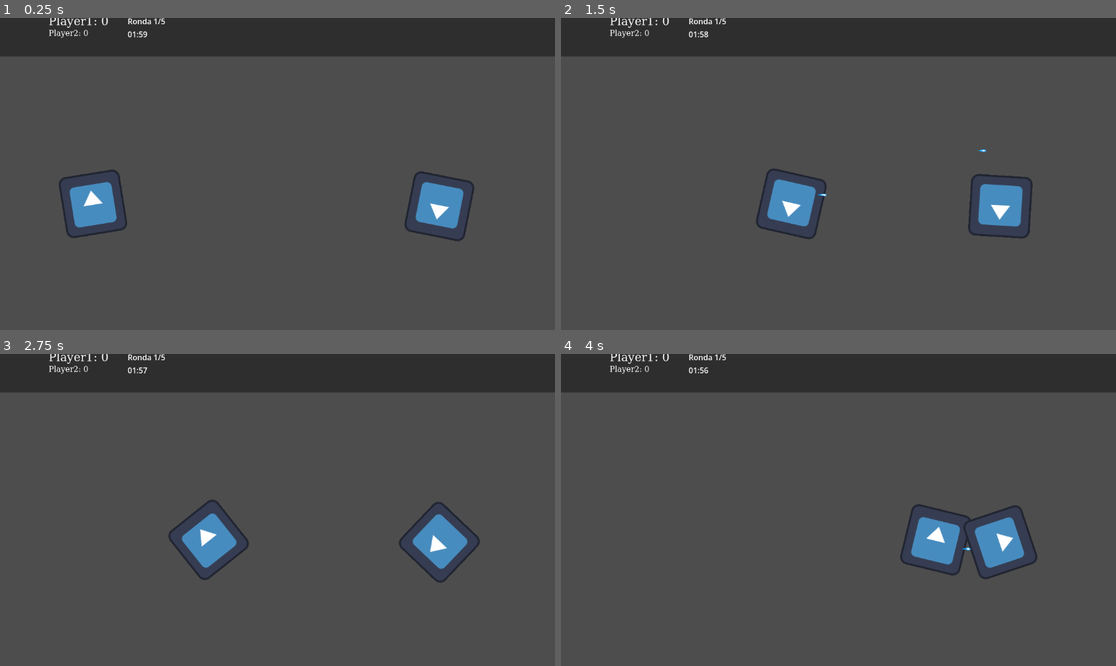
Above: before the commit, frames 1-4 (two rows, left to right).
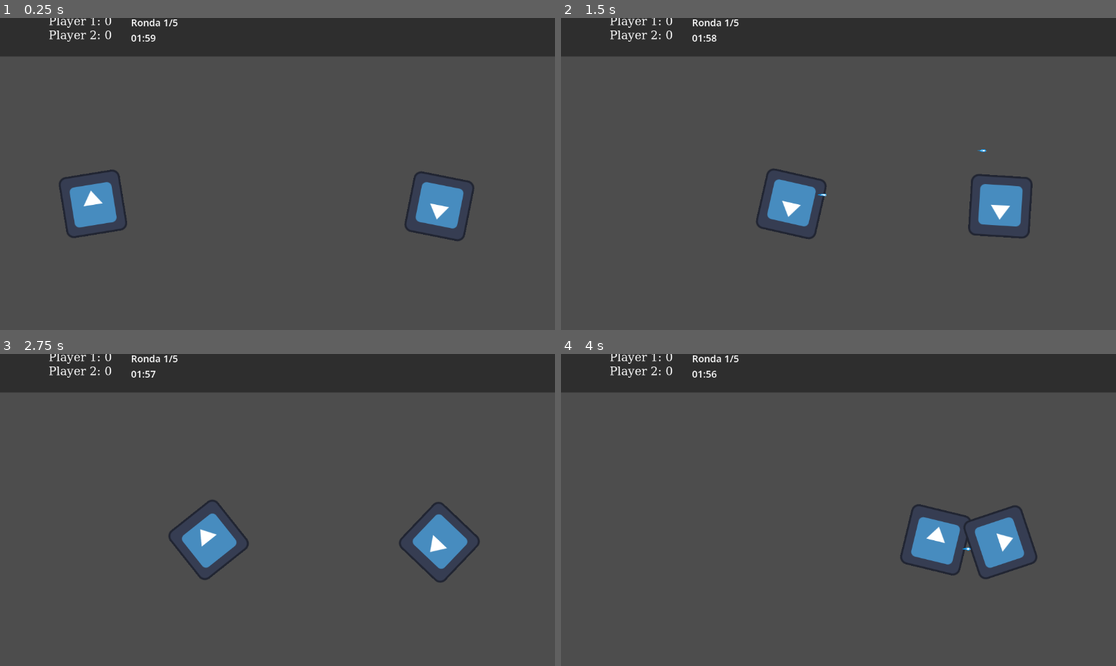
Above: after the commit, the same moments.

Repository: Mikelodiuum/PVPROLLalex
Game: Godot game, scene res://scenes/main/main.tscn
Same seed, same stepped clock (60 frames per second), same inputs: the game is played once before the commit and once after it.
Inputs (mouse positions are in pixels of both pictures, inside the frame that each line leads up to):
- Up to frame 1 (0.25 s): no input
- Up to frame 2 (1.5 s): tap Enter (ui_accept) at 0.5, 0.77 s; move the mouse to (960, 158) at 0.52 s; hold D (ui_right) from 0.53 s (still down); move the mouse to (727, 189) at 1.27 s
- Up to frame 3 (2.75 s): tap Enter (ui_accept) at 1.52 s; move the mouse to (333, 441) at 2.02 s; release D (ui_right) at 2.03 s; hold A (ui_left) from 2.03 s (still down)
- Up to frame 4 (4 s): move the mouse to (810, 572) at 2.77 s; release A (ui_left) at 2.78 s; hold D (ui_right) from 2.78 s (still down); tap Enter (ui_accept) at 3.02, 3.77 s; move the mouse to (1005, 556) at 3.52 s

The runs differ from the first frame. In frame 1, 0.4% of the frame differs, in the area x 8-33%, y 0-8%; in frame 2, 0.4%; in frame 3, 0.4%; in frame 4, 0.4%.

Commit message:
UI optimization 1
Reajustar tamaños de textos

Diff:
--- a/scenes/ui/Ui.tscn
+++ b/scenes/ui/Ui.tscn
@@ -7,6 +7,9 @@
 border_color = Color(0, 0, 0, 1)
 
 [sub_resource type="FontFile" id="FontFile_rchiu"]
+subpixel_positioning = 0
+msdf_pixel_range = 14
+msdf_size = 128
 cache/0/variation_coordinates = {}
 cache/0/face_index = 0
 cache/0/embolden = 0.0
@@ -28,6 +31,9 @@
 cache/0/24/0/scale = 1.0
 
 [sub_resource type="FontFile" id="FontFile_2wgqj"]
+subpixel_positioning = 0
+msdf_pixel_range = 14
+msdf_size = 128
 cache/0/variation_coordinates = {}
 cache/0/face_index = 0
 cache/0/embolden = 0.0
@@ -42,6 +48,46 @@
 cache/0/16/0/underline_position = 0.0
 cache/0/16/0/underline_thickness = 0.0
 cache/0/16/0/scale = 1.0
+cache/0/17/0/ascent = 0.0
+cache/0/17/0/descent = 0.0
+cache/0/17/0/underline_position = 0.0
+cache/0/17/0/underline_thickness = 0.0
+cache/0/17/0/scale = 1.0
+cache/0/18/0/ascent = 0.0
+cache/0/18/0/descent = 0.0
+cache/0/18/0/underline_position = 0.0
+cache/0/18/0/underline_thickness = 0.0
+cache/0/18/0/scale = 1.0
+cache/0/19/0/ascent = 0.0
+cache/0/19/0/descent = 0.0
+cache/0/19/0/underline_position = 0.0
+cache/0/19/0/underline_thickness = 0.0
+cache/0/19/0/scale = 1.0
+cache/0/20/0/ascent = 0.0
+cache/0/20/0/descent = 0.0
+cache/0/20/0/underline_position = 0.0
+cache/0/20/0/underline_thickness = 0.0
+cache/0/20/0/scale = 1.0
+cache/0/21/0/ascent = 0.0
+cache/0/21/0/descent = 0.0
+cache/0/21/0/underline_position = 0.0
+cache/0/21/0/underline_thickness = 0.0
+cache/0/21/0/scale = 1.0
+cache/0/22/0/ascent = 0.0
+cache/0/22/0/descent = 0.0
+cache/0/22/0/underline_position = 0.0
+cache/0/22/0/underline_thickness = 0.0
+cache/0/22/0/scale = 1.0
+cache/0/23/0/ascent = 0.0
+cache/0/23/0/descent = 0.0
+cache/0/23/0/underline_position = 0.0
+cache/0/23/0/underline_thickness = 0.0
+cache/0/23/0/scale = 1.0
+cache/0/24/0/ascent = 0.0
+cache/0/24/0/descent = 0.0
+cache/0/24/0/underline_position = 0.0
+cache/0/24/0/underline_thickness = 0.0
+cache/0/24/0/scale = 1.0
 
 [node name="Ui" type="CanvasLayer" unique_id=384867159]
 script = ExtResource("1_b44pn")
@@ -72,16 +118,19 @@
 [node name="ScorePlayer2" type="Label" parent="Panel/HBoxContainer/VBoxContainer" unique_id=1089022836]
 layout_mode = 2
 theme_override_fonts/font = SubResource("FontFile_2wgqj")
-theme_override_font_sizes/font_size = 16
+theme_override_font_sizes/font_size = 24
 
 [node name="text_puntuaciones" type="Label" parent="Panel/HBoxContainer/VBoxContainer" unique_id=204891554]
 layout_mode = 2
 
 [node name="VBoxContainer2" type="VBoxContainer" parent="Panel/HBoxContainer" unique_id=718439575]
+custom_minimum_size = Vector2(0, 3)
 layout_mode = 2
 
 [node name="RoundLabel" type="Label" parent="Panel/HBoxContainer/VBoxContainer2" unique_id=312244108]
 layout_mode = 2
+theme_override_font_sizes/font_size = 20
 
 [node name="TimerLabel" type="Label" parent="Panel/HBoxContainer/VBoxContainer2" unique_id=47833731]
 layout_mode = 2
+theme_override_font_sizes/font_size = 20
--- a/scenes/ui/ui.gd
+++ b/scenes/ui/ui.gd
@@ -29,8 +29,8 @@
 
 func actualizar_puntuaciones():
 	var scores = game_manager.scores
-	score_p1_label.text = "Player1: " + str(scores.get("Player1", 0))
-	score_p2_label.text = "Player2: " + str(scores.get("Player2", 0))
+	score_p1_label.text = "Player 1: " + str(scores.get("Player1", 0))
+	score_p2_label.text = "Player 2: " + str(scores.get("Player2", 0))
 
 func actualizar_ronda():
 	round_label.text = "Ronda " + str(game_manager.round_number) + "/" + str(game_manager.max_rounds)
